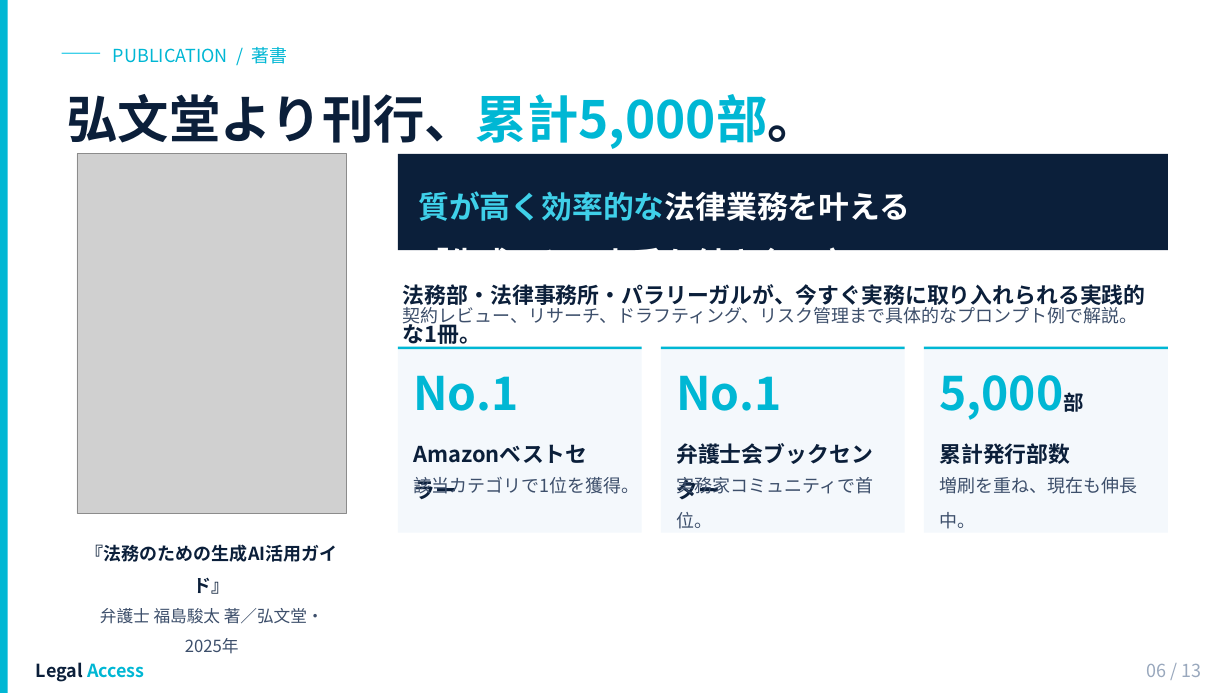
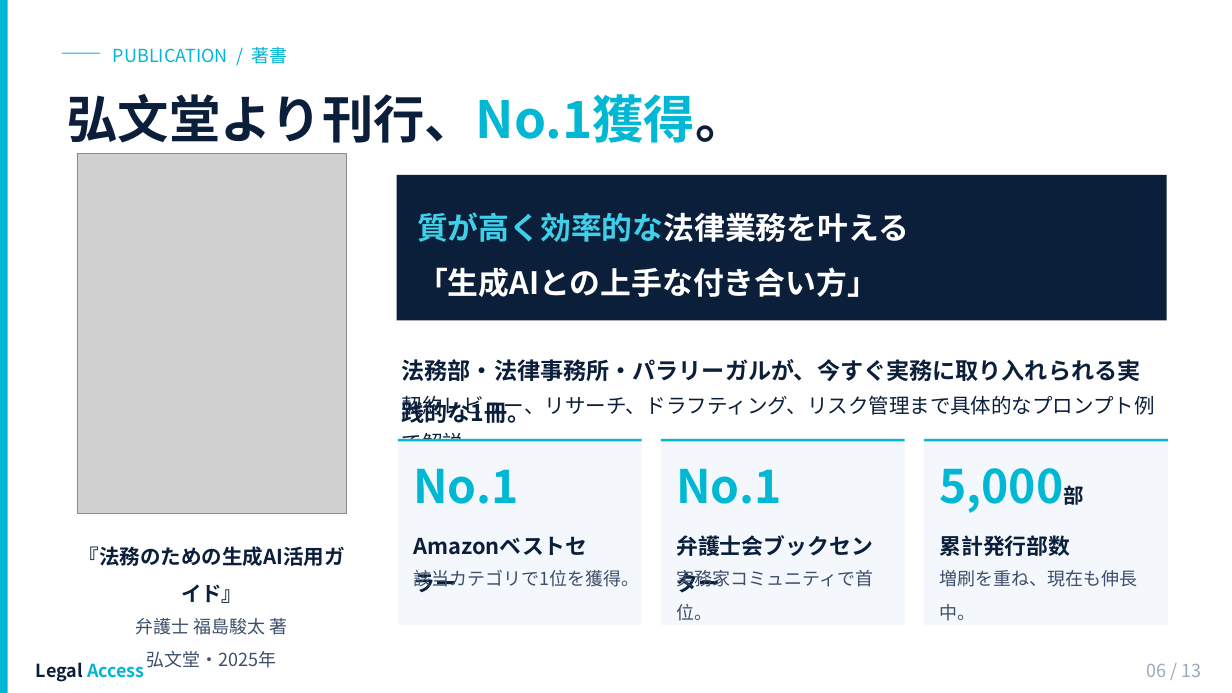
Before and after one commit to Legal-Access/marketing-slides, a slide deck: slide 6 of 44_法務生成AI導入ロードマップ策定・推進/法務生成AIスライド作成/20260517_LegalAccess_法務AIロードマップ提案.pptx. Drawn at 1232x693 pixels with LibreOffice and Linux fonts; fonts in the diff are those of the drawing; grey boxes stand for pictures. Boxes give left, top, right and bottom in pixels: in the first picture for what was removed or moved away, otherwise in the second. Text is boxed around its words. In the diff, an @@ line names an element or a change of style, - is before the commit and + after.

```diff
--- a/44_法務生成AI導入ロードマップ策定・推進/法務生成AIスライド作成/20260517_LegalAccess_法務AIロードマップ提案.pptx
+++ b/44_法務生成AI導入ロードマップ策定・推進/法務生成AIスライド作成/20260517_LegalAccess_法務AIロードマップ提案.pptx
@@ text at (x1=67, y1=94, x2=747, y2=143): text changed @@
-弘文堂より刊行、累計5,000部。
+弘文堂より刊行、No.1獲得。
@@ rectangle "質が高く効率的な法律業務を叶える" resized from (x1=398, y1=154, x2=1168, y2=250) to (x1=396, y1=175, x2=1166, y2=321) @@
@@ text "法務部・法律事務所・パラリーガルが、今すぐ実務に取り入れられる実践的な1冊。" moved from (x1=403, y1=284, x2=1146, y2=309) to (x1=402, y1=359, x2=1141, y2=442) @@
@@ text "法務部・法律事務所・パラリーガルが、今すぐ実務に取り入れられる実践的な1冊。" at (x1=402, y1=359, x2=1141, y2=442): size 17 to 18 pt @@
@@ text "契約レビュー、リサーチ、ドラフティング、リスク管理まで具体的なプロンプト例で解説。" moved from (x1=403, y1=304, x2=1138, y2=328) to (x1=402, y1=395, x2=1155, y2=423) @@
@@ text "契約レビュー、リサーチ、ドラフティング、リスク管理まで具体的なプロンプト例で解説。" at (x1=402, y1=395, x2=1155, y2=423): size 14 to 16 pt, text colour #3D4F6B to #0B1F3A @@
@@ 6 rectangles, 3 texts moved together from (x1=398, y1=347, x2=1168, y2=532) to (x1=398, y1=439, x2=1168, y2=625) @@
@@ 6 texts moved together from (x1=413, y1=375, x2=1137, y2=529) to (x1=413, y1=468, x2=1137, y2=621) @@
@@ text "『法務のための生成AI活用ガイド』" moved from (x1=86, y1=544, x2=338, y2=654) to (x1=79, y1=546, x2=345, y2=668) @@
@@ text at (x1=79, y1=546, x2=345, y2=603): size 14 to 16 pt in "『法務のための生成AI活用ガイド』" @@
@@ text at (x1=136, y1=618, x2=288, y2=668): text changed; size 13 to 14 pt @@
-弁護士 福島駿太 著／弘文堂・2025年
+弁護士 福島駿太 著
+弘文堂・2025年
```
Also in this commit, not shown: 12 other slides changed.
